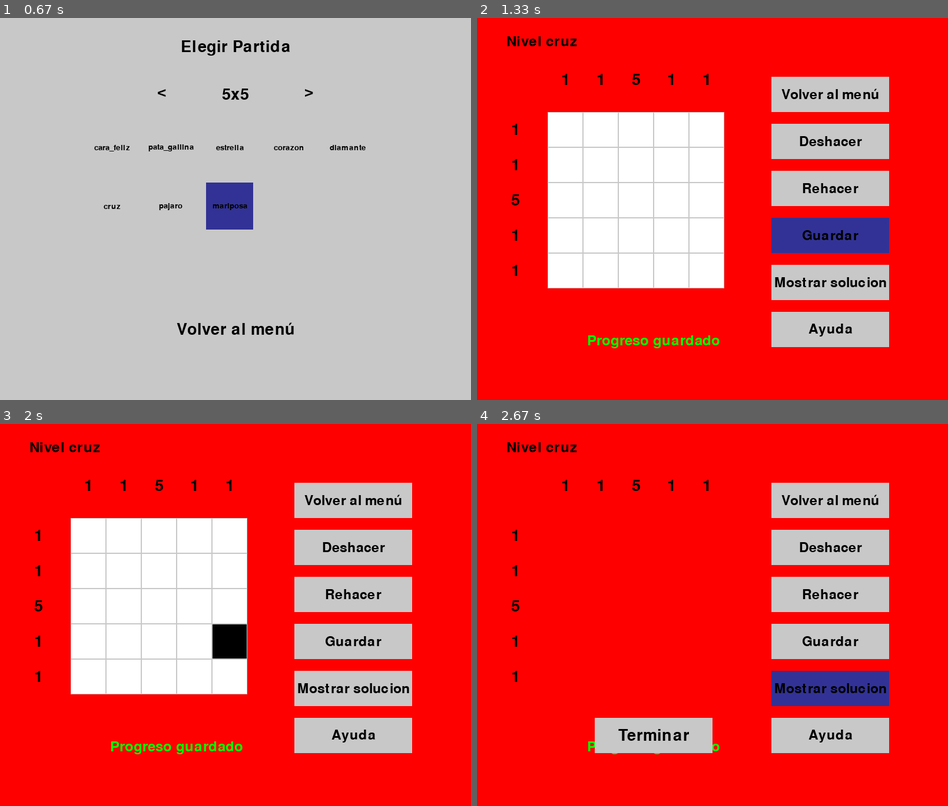
Above: before the commit, frames 1-4 (two rows, left to right).
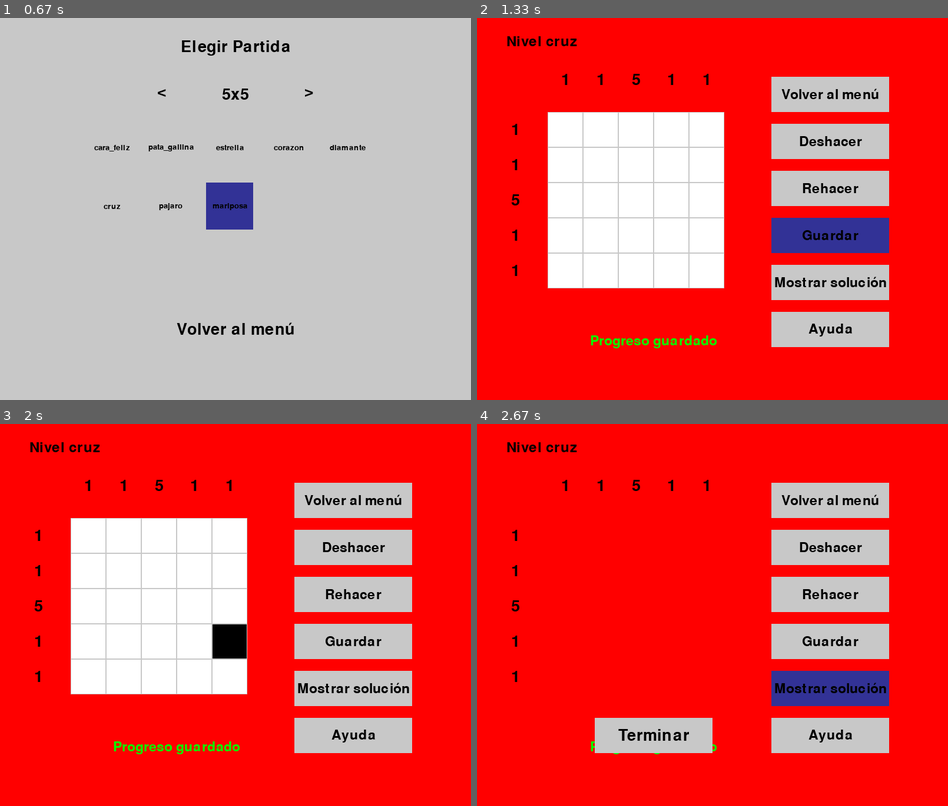
Above: after the commit, the same moments.

Repository: Diego-ipt/Pygame_nonograma
Game: pygame game, started from inicio.py
The game is run twice, just before and just after one commit, with the same random seed, the same clock (stepped at 60 frames per second) and the same inputs.
Inputs (mouse positions are in pixels of both pictures, inside the frame that each line leads up to):
- Up to frame 1 (0.67 s): click (216, 224) at 0.43 s
- Up to frame 2 (1.33 s): click (599, 212) at 0.72 s; click "Guardar" at 1.08 s
- Up to frame 3 (2 s): click "Deshacer" at 1.45 s; click (240, 657) at 1.83 s
- Up to frame 4 (2.67 s): click "Deshacer" at 2.23 s; click (834, 676) at 2.63 s

Frame 1 is identical in both runs. In frame 2, 0.4% of the frame differs, in the area x 23-85%, y 67-87%; in frame 3, 0.4%; in frame 4, less than 0.1%.

Commit message:
Feat: Funcionalidad de banderas correcta. Se arregló un problema en guardado de progreso

Diff:
--- a/levels/Registros/1_5_base.json
+++ b/levels/Registros/1_5_base.json
@@ -1 +1 @@
-{"identificador": "1_5_base", "avance": [[0, 1, 0, 1, 0], [0, 1, 0, 1, 0], [0, 1, 0, 1, 0], [0, 0, 0, 0, 0], [0, 0, 0, 0, 0]]}
+{"identificador": "1_5_base", "avance": [[0, 0, 1, 0, 0], [0, 0, 1, 1, 0], [0, 0, 0, 1, 0], [0, 0, 2, 0, 0], [0, 0, 2, 0, 2]]}
--- /dev/null
+++ b/levels/Registros/4_10_base.json
@@ -0,0 +1 @@
+{"identificador": "4_10_base", "avance": [[0, 0, 0, 0, 0, 0, 0, 0, 0, 0], [0, 0, 0, 0, 0, 0, 0, 0, 0, 0], [0, 0, 2, 0, 2, 0, 0, 0, 0, 0], [0, 0, 0, 0, 0, 0, 0, 0, 2, 0], [0, 0, 0, 0, 0, 1, 0, 0, 0, 0], [0, 0, 0, 0, 0, 0, 0, 0, 0, 0], [0, 0, 2, 1, 0, 0, 1, 0, 0, 0], [0, 0, 0, 0, 0, 0, 0, 1, 0, 0], [0, 0, 0, 1, 0, 0, 0, 0, 0, 0], [0, 0, 0, 0, 0, 0, 0, 0, 0, 0]]}
--- /dev/null
+++ b/levels/Registros/5_5_base.json
@@ -0,0 +1 @@
+{"identificador": "5_5_base", "avance": [[0, 0, 0, 1, 0], [0, 0, 0, 2, 0], [0, 0, 0, 2, 0], [0, 0, 0, 1, 0], [0, 0, 0, 1, 0]]}
--- a/nonograma_core/Logica/tablero_nonograma.py
+++ b/nonograma_core/Logica/tablero_nonograma.py
@@ -23,16 +23,20 @@
 
 class Cell:
     def __init__(self):
-        self.clicked = 0
+        self.state = 0  # 0: Desmarcada, 1: Clickeada, 2: Bandera
 
     def click(self):
-        if self.clicked == 1:
-            self.clicked = 0
-        else:
-            self.clicked = 1
+        if self.state != 2:  # Solo permite clic si no está marcada con bandera
+            self.state = 1 if self.state == 0 else 0
+
+    def toggle_flag(self):
+        if self.state != 1:  # Solo permite bandera si no está clickeada
+            self.state = 2 if self.state == 0 else 0
 
     def get_color(self):
-        return NEGRO if self.clicked==1 else BLANCO
+        if self.state == 2:  # Bandera
+            return ROJO
+        return NEGRO if self.state == 1 else BLANCO
 
 class Board:
     def __init__(self, grid_size, cell_size, matriz_solucion):
@@ -56,24 +60,30 @@
                 color = cell.get_color()
                 pygame.draw.rect(surface, color, (col * self.cell_size + 1, row * self.cell_size + 1, self.cell_size - 2, self.cell_size - 2))
 
+
+    # Retorna una matriz que refleja el estado actual de las celdas:
+    # 0: Desmarcada
+    # 1: Clickeada
+    # 2: Bandera
     def get_matrix(self):
-        # Retorna una matriz con 1 si la celda está clicada y 0 si no
-        return [[int(cell.clicked) for cell in row] for row in self.board]
+        return [[cell.state for cell in row] for row in self.board]
 
     def handle_click(self, pos):
         row = int(pos[1] // self.cell_size)
         col = int(pos[0] // self.cell_size)
         if 0 <= row < self.grid_size and 0 <= col < self.grid_size:
+            previous_state = self.board[row][col].state
             self.board[row][col].click()
-            # Obtener y mostrar la matriz actualizada en tiempo real (para depuración)
-            matrix = self.get_matrix()
-            # Puedes imprimir la matriz para depuración
-            for fila in matrix:
-                print(fila)
-            if(matrix == self.matriz_solucion):
-                print("GANASTE")
-                return True
-        return False
+            return (row, col, previous_state, self.board[row][col].state)
+
+    def handle_flag(self, pos):
+        row = int(pos[1] // self.cell_size)
+        col = int(pos[0] // self.cell_size)
+        if 0 <= row < self.grid_size and 0 <= col < self.grid_size:
+            previous_state = self.board[row][col].state
+            self.board[row][col].toggle_flag()
+            return (row, col, previous_state, self.board[row][col].state)
+
 
 class Game:
     def __init__(self, grid_size=SettingsManager.GRID_SIZE.value, window_size=300, matriz_solucion=SettingsManager.matriz_solucion.value, identificador=None):
@@ -96,16 +106,35 @@
         text_surface = self.font.render(text, True, (255, 0, 0))
         self.surface.blit(text_surface, position)
 
+    # def handle_events(self, events, offset):
+    #     for event in events:
+    #         if event.type == pygame.QUIT:
+    #             self.running = False
+    #         elif event.type == pygame.MOUSEBUTTONDOWN and event.button == 1:
+    #             pos = (event.pos[0] - offset[0], event.pos[1] - offset[1])
+    #             if 0 <= pos[0] < self.window_size and 0 <= pos[1] < self.window_size:
+    #                 if self.board.handle_click(pos):
+    #                     self.won = True
+    #                 self.stack.push(pos)
+
     def handle_events(self, events, offset):
         for event in events:
             if event.type == pygame.QUIT:
                 self.running = False
-            elif event.type == pygame.MOUSEBUTTONDOWN and event.button == 1:
+            elif event.type == pygame.MOUSEBUTTONDOWN:
                 pos = (event.pos[0] - offset[0], event.pos[1] - offset[1])
                 if 0 <= pos[0] < self.window_size and 0 <= pos[1] < self.window_size:
-                    if self.board.handle_click(pos):
-                        self.won = True
-                    self.stack.push(pos)
+                    if event.button == 1:  # Click izquierdo
+                        change = self.board.handle_click(pos)
+                        if change:
+                            self.stack.push(change)
+                            if self.board.get_matrix() == self.board.matriz_solucion:
+                                self.won = True
+                    elif event.button == 3:  # Click derecho
+                        change = self.board.handle_flag(pos)
+                        if change:
+                            self.stack.push(change)
+
 
     def run(self, main_window, x, y, events):
         self.surface.fill(GRIS)
@@ -121,16 +150,20 @@
         return self.cell_size
 
     def deshacer(self):
-        if(self.stack.size() > 0):
-            pos_aux = self.stack.pop()
-            self.stack_redo.push(pos_aux)
-            self.board.handle_click(pos_aux)
+        if self.stack.size() > 0:
+            row, col, prev_state, _ = self.stack.pop()
+            self.stack_redo.push((row, col, self.board.board[row][col].state, prev_state))
+            self.board.board[row][col].state = prev_state
 
     def rehacer(self):
-        if(self.stack_redo.size() > 0):
-            pos_aux = self.stack_redo.pop()
-            self.stack.push(pos_aux)
-            self.board.handle_click(pos_aux)
+        if self.stack_redo.size() > 0:
+             # Obtener los valores desde la pila de redo
+            row, col, current_state, prev_state = self.stack_redo.pop()
+
+            # Restaurar el estado de la celda al estado "rehacer"
+            current_cell = self.board.board[row][col]
+            self.stack.push((row, col, current_cell.state, prev_state))  # Guardar el estado actual en undo
+            current_cell.state = current_state  # Aplicar el estado almacenado
 
     def auto_win(self):
         for row in range(self.board.grid_size):
--- a/nonograma_core/Ventanas/VentanaElegirPartida.py
+++ b/nonograma_core/Ventanas/VentanaElegirPartida.py
@@ -110,17 +110,46 @@
 
         if self.bandera_search:
             if self.selectt:
-                print("Se selecciono un boton")
+                print("Se seleccionó un botón")
                 if self.eleccion:
-                    print("cargando partida con progreso")
+                    print("Cargando partida con progreso")
                     for row in range(self.game.board.grid_size):
                         for col in range(self.game.board.grid_size):
-                            self.game.board.board[row][col].clicked = int(self.search.avance[row][col])
+                            self.game.board.board[row][col].state = int(self.search.avance[row][col])
                     self.iniciar_juego(self.game)
                 else:
-                    print("No se cargo el progreso")
+                    print("No se cargó el progreso")
                     self.iniciar_juego(self.game)
 
+
+    # def seleccionar_nivel(self, nombre_nivel):
+    #     # Encuentra el archivo correspondiente al nivel seleccionado
+    #     index = self.niveles[0].index(nombre_nivel)
+    #     file_lvl = self.niveles[1][index]
+
+    #     # Cargar los datos del nivel seleccionado
+    #     dificultad_actual = self.dificultades[self.indice_dificultad]
+    #     with open(os.path.join("levels", "base_levels", dificultad_actual, file_lvl)) as file:
+    #         level_data = json.load(file)
+
+    #     # Crear una instancia de Game con los datos del nivel seleccionado
+    #     grid_size = level_data['grid_size']
+    #     matriz_solucion = level_data['diseno']
+    #     self.nombre_nivel_elegido = nombre_nivel
+
+    #     #search level selected
+    #     typelvl = "base" #cambiar cuando se eliga nivel personalizado
+    #     id= (str(level_data['nivel']) + "_" + str(level_data['grid_size'])+"_"+typelvl)
+
+    #     self.game = Game(grid_size=grid_size, matriz_solucion=matriz_solucion, identificador=id)
+    #     Bandera_progreso= self.search.Search(id)
+
+    #     if(Bandera_progreso):
+    #         self.iniciar_ventana_confirmacion()
+    #         self.bandera_search = True
+    #     else:
+    #         print("No se encontro el progreso")
+    #         self.iniciar_juego(self.game)
 
     def seleccionar_nivel(self, nombre_nivel):
         # Encuentra el archivo correspondiente al nivel seleccionado
@@ -137,16 +166,16 @@
         matriz_solucion = level_data['diseno']
         self.nombre_nivel_elegido = nombre_nivel
 
-        #search level selected
-        typelvl = "base" #cambiar cuando se eliga nivel personalizado
-        id= (str(level_data['nivel']) + "_" + str(level_data['grid_size'])+"_"+typelvl)
+        # Crear el identificador único para el progreso
+        typelvl = "base"  # Cambiar cuando se elija nivel personalizado
+        id = f"{level_data['nivel']}_{grid_size}_{typelvl}"
 
         self.game = Game(grid_size=grid_size, matriz_solucion=matriz_solucion, identificador=id)
-        Bandera_progreso= self.search.Search(id)
+        bandera_progreso = self.search.Search(id)
 
-        if(Bandera_progreso):
+        if bandera_progreso:
             self.iniciar_ventana_confirmacion()
             self.bandera_search = True
         else:
-            print("No se encontro el progreso")
+            print("No se encontró el progreso")
             self.iniciar_juego(self.game)
--- a/nonograma_core/Ventanas/VentanaNonogramaGame.py
+++ b/nonograma_core/Ventanas/VentanaNonogramaGame.py
@@ -22,14 +22,16 @@
         self.tiempo_mensaje = 0       # Registra el tiempo para mostrar el mensaje
 
     def guardar_progreso(self):
-        """Guarda el progreso y activa el mensaje de confirmación."""
-        self.registro.Save_progress()
-        self.mostrar_mensaje = True
-        self.tiempo_mensaje = time.time()
+        try:
+            self.registro.Save_progress()
+            self.mostrar_mensaje = True
+            self.tiempo_mensaje = time.time()
+        except Exception as e:
+            print(f"Error al guardar el progreso: {e}")
 
     def victoria(self):
+        self.game.running = False
         self.cambiar_ventana('ventana_victoria')
-        self.game.running = False
 
     # En el bucle principal del juego
     def dibujar(self):
@@ -73,12 +75,12 @@
         boton("Deshacer", 500, 180, 200, 60, GRIS, AZUL_OSCURO, pantalla, self.game.deshacer, font=pygame.font.SysFont(None, 34))
         boton("Rehacer", 500, 260, 200, 60, GRIS, AZUL_OSCURO, pantalla, self.game.rehacer, font=pygame.font.SysFont(None, 34))
         boton("Guardar", 500, 340, 200, 60, GRIS, AZUL_OSCURO, pantalla, self.guardar_progreso, font=pygame.font.SysFont(None, 34))
-        boton("Mostrar solucion", 500, 420, 200, 60, GRIS, AZUL_OSCURO, pantalla, self.game.auto_win, font=pygame.font.SysFont(None, 34))
+        boton("Mostrar solución", 500, 420, 200, 60, GRIS, AZUL_OSCURO, pantalla, self.game.auto_win, font=pygame.font.SysFont(None, 34))
         boton("Ayuda", 500, 500, 200, 60, GRIS, AZUL_OSCURO, pantalla, self.game.help, font=pygame.font.SysFont(None, 34))
 
         # Mostrar el mensaje de confirmación si está activo
         if self.mostrar_mensaje:
-            mostrar_texto("Progreso guardado", pygame.font.SysFont(None, 35), VERDE, pantalla, 300, 550)
+            mostrar_texto("Progreso guardado", pygame.font.SysFont(None, 34), VERDE, pantalla, 300, 550)
             # Desactiva el mensaje después de 2 segundos
             if time.time() - self.tiempo_mensaje > 2:
                 self.mostrar_mensaje = False
